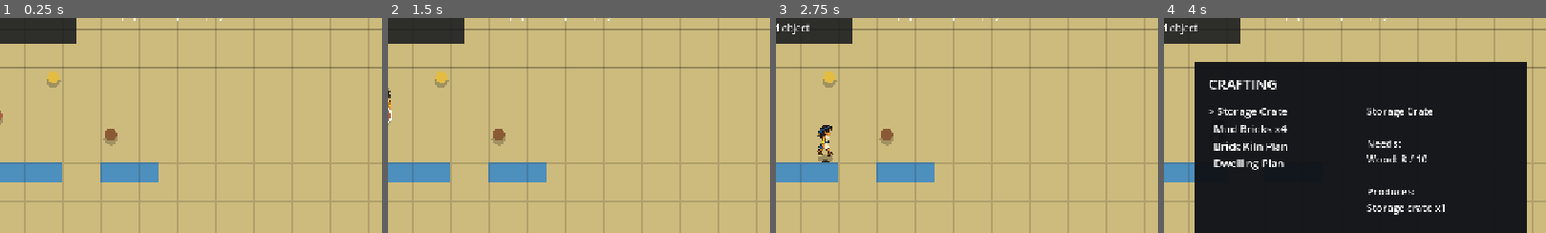
Above: before the commit, frames 1-4 (left to right).
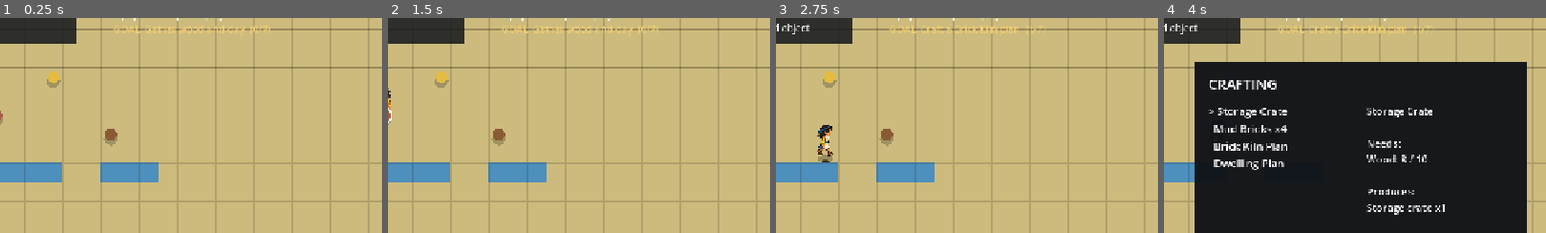
Above: after the commit, the same moments.

Repository: danisanchezcrespo/stardew
Game: Godot game, scene res://main.tscn
The game is run twice, just before and just after one commit, with the same random seed, the same clock (stepped at 60 frames per second) and the same inputs.
Inputs (mouse positions are % of the whole screen's width and height, from its top left):
- Up to frame 1 (0.25 s): no input
- Up to frame 2 (1.5 s): tap Enter at 0.5 s; move the mouse to (72, 45) at 0.52 s; hold D (move_right) 0.53-1.28 s; hold E (interact) 0.53-1.28 s; click (72, 45) at 0.67 s; tap Space (use_selected) at 0.8, 1.35 s; move the mouse to (30, 55) at 1.27 s; hold S (menu_down) from 1.28 s (still down)
- Up to frame 3 (2.75 s): tap E (interact) at 1.55 s; move the mouse to (60, 28) at 2.02 s; release S (menu_down) at 2.03 s; hold D (move_right) from 2.03 s (still down); hold E (interact) from 2.03 s (still down); tap Space (use_selected) at 2.3 s
- Up to frame 4 (4 s): move the mouse to (45, 70) at 2.77 s; release D (move_right) at 2.78 s; release E (interact) at 2.78 s; hold W (menu_up) 2.78-3.53 s; tap C (open_crafting) at 2.85 s; click (45, 70) at 2.92 s; tap E (interact) at 3.05 s; tap Space (use_selected) at 3.5, 3.8 s; move the mouse to (80, 65) at 3.52 s; hold A (move_left) from 3.53 s (still down); hold F (quick_next) from 3.53 s (still down)
The pictures show only the part of the screen within x 24-74%, y 11-61%; the shares and areas given below are measured in that part.

The runs differ from the first frame. In frame 1, 0.5% of the frame differs, in the area x 29-71%, y 3-8%; in frame 2, 0.5%; in frame 3, 0.5%; in frame 4, 0.5%.

Commit message:
Add Egypt vertical slice objectives

Diff:
--- a/godot/gameplay/main_game.gd
+++ b/godot/gameplay/main_game.gd
@@ -12,6 +12,7 @@
 const WorldGridType = preload("res://world/placement/world_grid.gd")
 const PlacedTargetType = preload("res://world/placement/placed_object_target.gd")
 const ConstructionSiteType = preload("res://world/construction/construction_site.gd")
+const EgyptCampaignType = preload("res://world/progression/egypt_campaign.gd")
 const PhysicalMachineType = preload("res://world/machines/physical_machine.gd")
 const PhysicalRouteType = preload("res://world/logistics/physical_route.gd")
 const PhysicalWorkforceType = preload("res://world/population/physical_workforce.gd")
@@ -65,10 +66,13 @@
 var next_route_id := 1
 var workforce: Variant
 var population_label: Label
+var campaign: Variant
+var objective_label: Label
 
 
 func _ready() -> void:
 	workforce = PhysicalWorkforceType.new()
+	campaign = EgyptCampaignType.new()
 	_build_terrain()
 	_build_boundaries()
 	_build_player()
@@ -93,6 +97,9 @@
 		machine.process(delta)
 	for route: Variant in logistics_routes:
 		_process_logistics_route(route, delta)
+	campaign.refresh(machines_by_entity_id, logistics_routes)
+	if objective_label != null:
+		objective_label.text = campaign.current_text()
 	if not machines_by_entity_id.is_empty():
 		queue_redraw()
 
@@ -259,6 +266,11 @@
 	population_label.position = Vector2(500, 58)
 	population_label.add_theme_font_size_override("font_size", 16)
 	layer.add_child(population_label)
+	objective_label = Label.new()
+	objective_label.position = Vector2(500, 84)
+	objective_label.add_theme_font_size_override("font_size", 16)
+	objective_label.add_theme_color_override("font_color", Color("#f0cc72"))
+	layer.add_child(objective_label)
 	interaction_label = Label.new()
 	interaction_label.position = Vector2(34, 82)
 	interaction_label.add_theme_font_size_override("font_size", 16)
@@ -427,6 +439,7 @@
 			definition.construction_work_seconds
 		)
 	_add_placed_target(instance_id, definition, placement_cursor, placement_rotation)
+	campaign.record_placement(definition.entity_id)
 	if definition.storage_slots > 0:
 		storage_by_entity_id[instance_id] = PlayerInventoryType.new(item_registry, definition.storage_slots)
 	cancel_placement()
@@ -503,6 +516,7 @@
 	var recipe_id: String = recipe_registry.recipe_order[selected_recipe_index]
 	var result: Dictionary = crafting.craft(inventory, recipe_id)
 	if result.valid:
+		campaign.record_craft(recipe_id)
 		_update_inventory_hud()
 		_update_crafting_ui("Crafted successfully.")
 		return true
@@ -594,6 +608,7 @@
 		interaction_label.text = "Inventory full"
 		return 0
 	interaction_target.take(accepted)
+	campaign.record_pickup(interaction_target.item_id)
 	if interaction_target.amount == 0:
 		interaction_target.set_targeted(false)
 		interaction_target.queue_free()
@@ -630,6 +645,8 @@
 		if definition != null and not definition.recipe_outputs.is_empty():
 			machines_by_entity_id[instance_id] = PhysicalMachineType.new(instance_id, definition.recipe_inputs, definition.recipe_outputs, definition.process_time_sec, item_registry)
 			workforce.register_job(instance_id, ceili(definition.workers_required), definition.worker_priority)
+		if definition != null:
+			campaign.record_completion(definition.entity_id)
 		_refresh_population_capacity()
 		interaction_label.text = "%s completed" % (target.item_label if target != null else "Building")
 	else:
--- /dev/null
+++ b/godot/tests/test_egypt_campaign.gd
@@ -0,0 +1,28 @@
+extends SceneTree
+
+const CampaignType = preload("res://world/progression/egypt_campaign.gd")
+
+func _initialize() -> void:
+	var failures: Array[String] = []
+	var campaign := CampaignType.new()
+	_expect(campaign.current_text().contains("Gather wood and clay"), "Campaign should begin with gathering guidance.", failures)
+	campaign.record_pickup("wood")
+	_expect(not campaign.completed.has("gather"), "Gathering requires both foundational resources.", failures)
+	campaign.record_pickup("clay")
+	campaign.record_craft("brick_kiln_plan")
+	campaign.record_placement("BRICK_KILN")
+	campaign.record_completion("BRICK_KILN")
+	campaign.refresh({"kiln": {"batches_completed": 1}}, [])
+	campaign.record_completion("DWELLING")
+	campaign.refresh({}, [{"route_id": "route-1"}])
+	_expect(campaign.is_complete(), "Full settlement loop should complete all campaign goals.", failures)
+	_expect(campaign.current_text().contains("SETTLEMENT ESTABLISHED"), "Completion should produce a clear outcome.", failures)
+	if failures.is_empty():
+		print("PASS: egypt campaign")
+		quit(0)
+		return
+	for failure in failures: push_error(failure)
+	quit(1)
+
+func _expect(condition: bool, message: String, failures: Array[String]) -> void:
+	if not condition: failures.append(message)
--- /dev/null
+++ b/godot/world/progression/egypt_campaign.gd
@@ -0,0 +1,44 @@
+class_name EgyptCampaign
+extends RefCounted
+
+const OBJECTIVES := [
+	{"id": "gather", "label": "Gather wood and clay"},
+	{"id": "craft_kiln", "label": "Craft a Brick Kiln plan"},
+	{"id": "place_kiln", "label": "Place the Brick Kiln plan"},
+	{"id": "build_kiln", "label": "Supply and build the Brick Kiln"},
+	{"id": "fire_bricks", "label": "Fire a batch of mud bricks"},
+	{"id": "build_home", "label": "Build a Reed Dwelling"},
+	{"id": "automate", "label": "Create a porter route"}
+]
+var completed: Dictionary = {}
+var gathered_wood := false
+var gathered_clay := false
+
+func record_pickup(item_id: String) -> void:
+	if item_id == "wood": gathered_wood = true
+	if item_id == "clay": gathered_clay = true
+	if gathered_wood and gathered_clay: completed["gather"] = true
+
+func record_craft(recipe_id: String) -> void:
+	if recipe_id == "brick_kiln_plan": completed["craft_kiln"] = true
+
+func record_placement(entity_id: String) -> void:
+	if entity_id == "BRICK_KILN": completed["place_kiln"] = true
+
+func record_completion(entity_id: String) -> void:
+	if entity_id == "BRICK_KILN": completed["build_kiln"] = true
+	if entity_id == "DWELLING": completed["build_home"] = true
+
+func refresh(machines: Dictionary, routes: Array) -> void:
+	for machine: Variant in machines.values():
+		if int(machine.batches_completed) > 0: completed["fire_bricks"] = true
+	if not routes.is_empty(): completed["automate"] = true
+
+func current_text() -> String:
+	for objective: Dictionary in OBJECTIVES:
+		if not completed.has(objective.id):
+			return "GOAL  %s  (%d/%d)" % [objective.label, completed.size(), OBJECTIVES.size()]
+	return "SETTLEMENT ESTABLISHED  All %d goals complete" % OBJECTIVES.size()
+
+func is_complete() -> bool:
+	return completed.size() == OBJECTIVES.size()
Not shown, added: godot/tests/test_egypt_campaign.gd.uid
Not shown, added: godot/world/progression/egypt_campaign.gd.uid
Not shown, added: docs/MILESTONE_13.md
Not shown, changed: godot/tests/README.md
